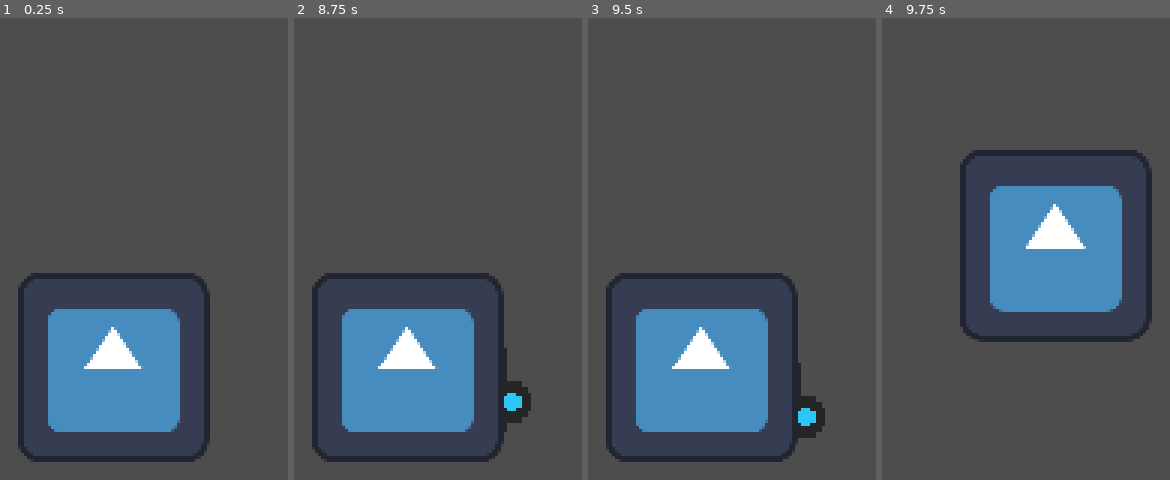
Above: before the commit, frames 1-4 (left to right).
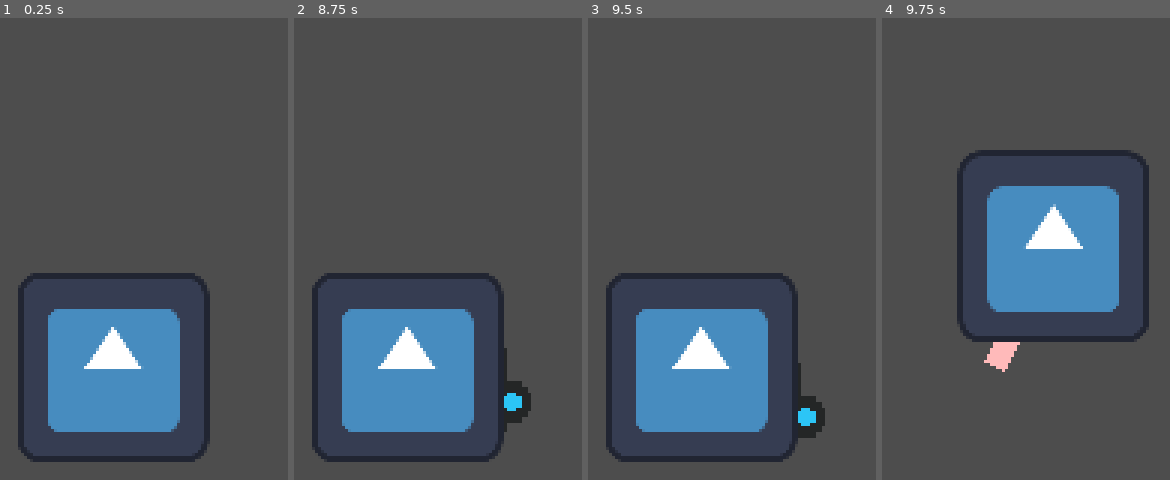
Above: after the commit, the same moments.

Repository: ClemiDouce/DualMotor
Game: Godot game, scene res://src/Stage/test_loupe.tscn
Same seed, same stepped clock (60 frames per second), same inputs: the game is played once before the commit and once after it. This scene is started directly instead of the project's main scene. The engine's default icon, where the game draws it, is replaced by a stand-in: a white triangle on a blue panel in a dark square.
Inputs (mouse positions are in pixels of both pictures, inside the frame that each line leads up to):
- Up to frame 1 (0.25 s): no input
- Up to frame 2 (8.75 s): tap Enter at 0.5, 2, 3.5, 3.6, 8.1 s; move the mouse to (outside the picture) at 0.52 s; hold D (p1_right) 0.53-1.25 s; tap E (action_1) at 0.6, 5.1 s; click (outside the picture) at 0.67 s; tap Space at 1.25, 2.75, 4.25 s; drag from (outside the picture) to (outside the picture) at 1.27 s; move the mouse to (outside the picture) at 2.02 s; hold D (p1_right) 2.03-2.75 s; tap Delete at 2.1, 6.6 s; drag from (outside the picture) to (outside the picture) at 2.77 s; move the mouse to (outside the picture) at 3.52 s; hold A (p1_left) 3.53-4.25 s; drag from (outside the picture) to (outside the picture) at 4.27 s; move the mouse to (outside the picture) at 5.02 s; hold S (p1_down) 5.03-5.75 s; click (outside the picture) at 5.17 s; drag from (outside the picture) to (outside the picture) at 5.77 s; move the mouse to (outside the picture) at 6.52 s; hold W (p1_up) 6.53-7.25 s; drag from (outside the picture) to (outside the picture) at 7.27 s; move the mouse to (outside the picture) at 8.02 s; hold S (p1_down) from 8.03 s (still down)
- Up to frame 3 (9.5 s): release S (p1_down) at 8.75 s; drag from (outside the picture) to (outside the picture) at 8.77 s
- Up to frame 4 (9.75 s): move the mouse to (outside the picture) at 9.52 s; hold W (p1_up) from 9.53 s (still down); tap E (action_1) at 9.6 s; click (outside the picture) at 9.67 s

Frames 1-3 are identical in both runs. In frame 4, 2.7% of the frame differs, in the area x 26-94%, y 28-77%.

Commit message:
ca bounce comme jaja

Diff:
--- a/src/Loupe/Loupe.gd
+++ b/src/Loupe/Loupe.gd
@@ -4,6 +4,8 @@
 @onready var loupe: CharacterBody2D = $Loupe
 @onready var ray_cast_2d: RayCast2D = $RayCast2D
 @onready var spring_timer: Timer = $Timer
+@onready var elastic: Line2D = $Line2D
+
 
 var is_taken: bool:
 	get:
@@ -14,21 +16,25 @@
 		return loupe.position.length()
 
 var player: Player = null
+@export var DISTANCE_MAX = 100
 
 func take(new_owner: Player):
 	player = new_owner
 
 func release():
 	player = null
-	var tweener = create_tween().tween_property(loupe, "position", Vector2.ZERO, 0.5)
+	var tweener = create_tween().tween_property(loupe, "position", Vector2.ZERO, 0.8)
 	tweener.set_ease(Tween.EASE_OUT)
-	tweener.set_trans(Tween.TRANS_BOUNCE)
+	tweener.set_trans(Tween.TRANS_ELASTIC)
 
 
 func _process(delta: float):
 	var spring = loupe.global_position.direction_to(position)
-	ray_cast_2d.target_position = loupe.position
+	elastic.points[0] = Vector2.ZERO
+	elastic.points[1] = loupe.position
+
+	elastic.width = Global.remap_range(distance_to_magn, 0, DISTANCE_MAX, 6, 1)
+	elastic.self_modulate.s = Global.remap_range(distance_to_magn, 0, DISTANCE_MAX, 0, 1)
 
 	if is_taken:
-		$Force.target_position = spring * distance_to_magn
-		player.contrainte = spring * distance_to_magn
+		player.contrainte = spring * ((distance_to_magn * player.SPEED) / DISTANCE_MAX)
--- a/src/Loupe/Loupe.tscn
+++ b/src/Loupe/Loupe.tscn
@@ -9,6 +9,9 @@
 
 [node name="Socle" type="Node2D"]
 script = ExtResource("1_j4vti")
+
+[node name="Line2D" type="Line2D" parent="."]
+points = PackedVector2Array(0, 0, 0, 0)
 
 [node name="Loupe" type="CharacterBody2D" parent="."]
 collision_layer = 256
@@ -23,14 +26,6 @@
 position = Vector2(0, -0.5)
 shape = SubResource("RectangleShape2D_ihy4j")
 
-[node name="RayCast2D" type="RayCast2D" parent="."]
-collide_with_bodies = false
-
-[node name="Force" type="RayCast2D" parent="."]
-modulate = Color(0.823529, 0.0666667, 0.317647, 1)
-collision_mask = 0
-collide_with_bodies = false
-
 [node name="Timer" type="Timer" parent="."]
 one_shot = true
 
--- a/src/Singleton/Global.gd
+++ b/src/Singleton/Global.gd
@@ -9,3 +9,6 @@
 	"left": null,
 	"right": null
 }
+
+func remap_range(value, InputA, InputB, OutputA, OutputB):
+	return(value - InputA) / (InputB - InputA) * (OutputB - OutputA) + OutputA
